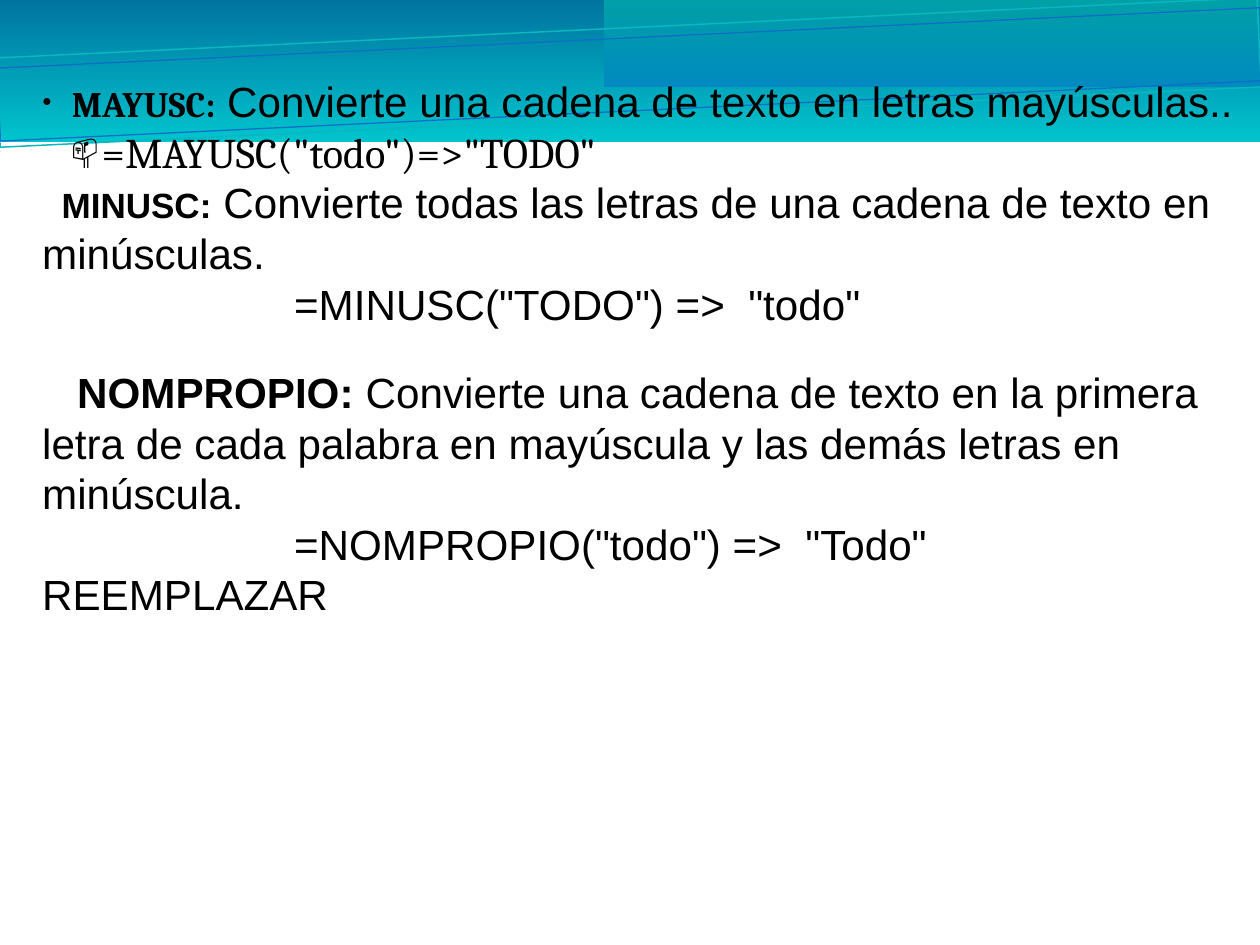
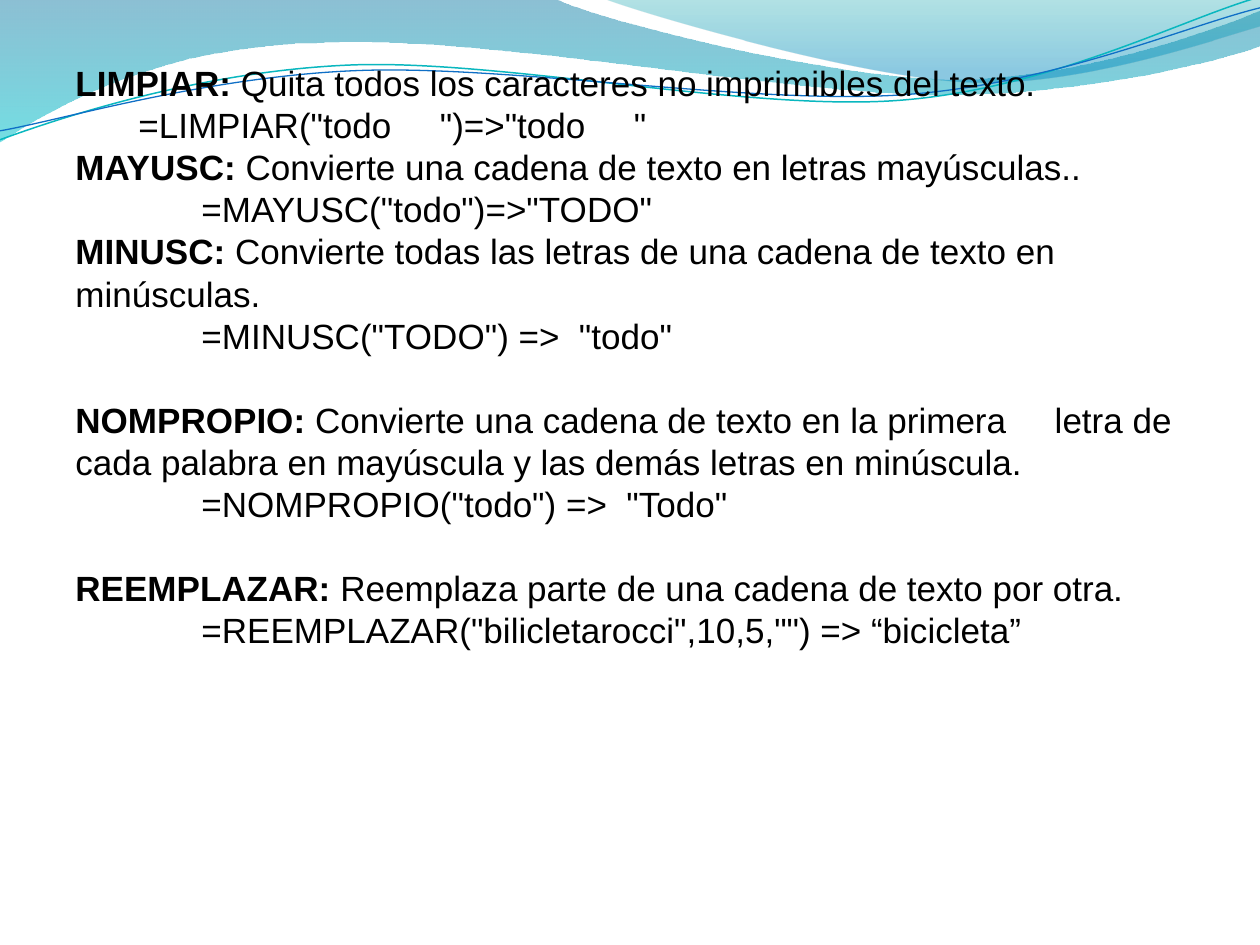
Before and after one commit to kleberloayzacastro/universidad, a slide deck: slide 5 of 2015-2016/clases/computacion_aplicada_2/clase_3/clase_3.pptx (slide 7 before the commit). Drawn at 1260x945 pixels with LibreOffice and Linux fonts; fonts in the diff are those of the drawing; background and template pictures are left out. Boxes give left, top, right and bottom in pixels: in the first picture for what was removed or moved away, otherwise in the second. Text is boxed around its words. In the diff, an @@ line names an element or a change of style, - is before the commit and + after.

Commit message:
se realizo todas las clases para la otra semana de computacion aplicada 2

```diff
--- a/2015-2016/clases/computacion_aplicada_2/clase_3/clase_3.pptx
+++ b/2015-2016/clases/computacion_aplicada_2/clase_3/clase_3.pptx
@@ rectangle removed at (0, 0, 1260, 142) @@
@@ rectangle removed at (0, 0, 1260, 147) @@
@@ rectangle removed at (0, 8, 1260, 141) @@
@@ freeform shape added at (0, 0, 1260, 142), fill gradient #0074A1 to #00C6CF @@
@@ freeform shape added at (0, 0, 1260, 147), outline #0AB8BF 0.85 pt @@
@@ freeform shape added at (0, 8, 1260, 141), outline #0F6FC6 0.75 pt @@
@@ rectangle removed at (604, 0, 1260, 87) @@
@@ freeform shape added at (604, 0, 1260, 87), fill gradient #00A1A9 to #008BBF @@
@@ text "LIMPIAR: Quita todos los caracteres ...": place and size @@
-text "LIMPIAR: Quita todos los caracteres ..." at (42, 84, 1233, 610)
+text "LIMPIAR: Quita todos los caracteres ..." at (75, 68, 1172, 649)
@@ text at (75, 68, 1036, 145): paragraphs added @@
+LIMPIAR: Quita todos los caracteres no imprimibles del texto.
+  =LIMPIAR("todo ")=>"todo "
@@ text at (75, 154, 1172, 523): size 20.5 to 20 pt in "MAYUSC:"; size 24.1 to 20 pt in "Convierte una cadena de texto en letras ...", "=MAYUSC("todo")=>"TODO"", "Convierte todas las letras de una cadena ...", "=MINUSC("TODO") => "todo"" and 2 more places; font Cambria to Arial in "MAYUSC:", "=MAYUSC("todo")=>"TODO""; bullet ● to none; bullet 📫 to none; list level 2 to 1 in "=MAYUSC("todo")=>"TODO"" @@
@@ text at (75, 575, 1123, 649): text changed; size 24.1 to 20 pt @@
-REEMPLAZAR
+REEMPLAZAR: Reemplaza parte de una cadena de texto por otra.
+=REEMPLAZAR("bilicletarocci",10,5,"") => “bicicleta”
```
Also in this commit, not shown: 4 other slides changed, 2 slides added, 2 slides removed, 17 other files.
